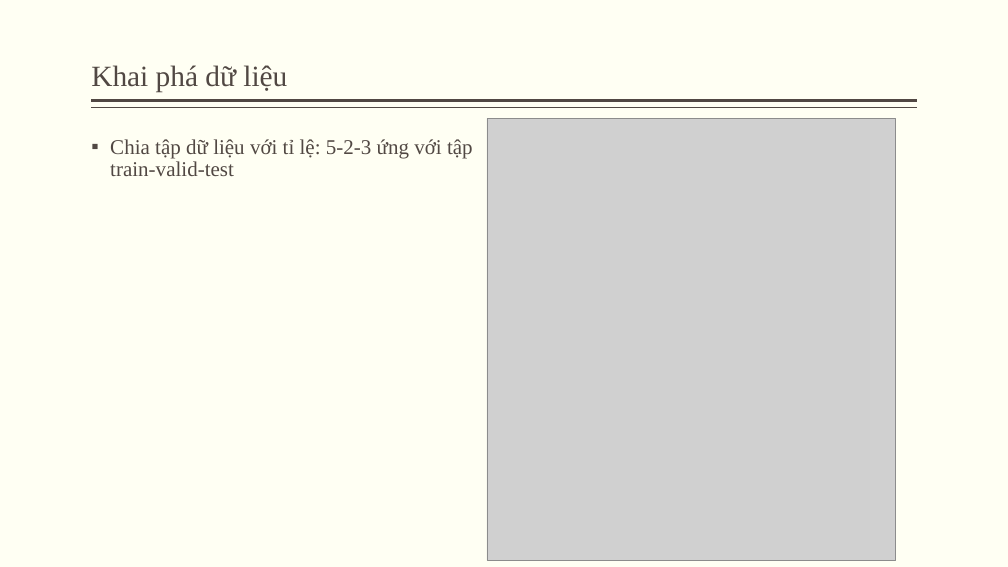
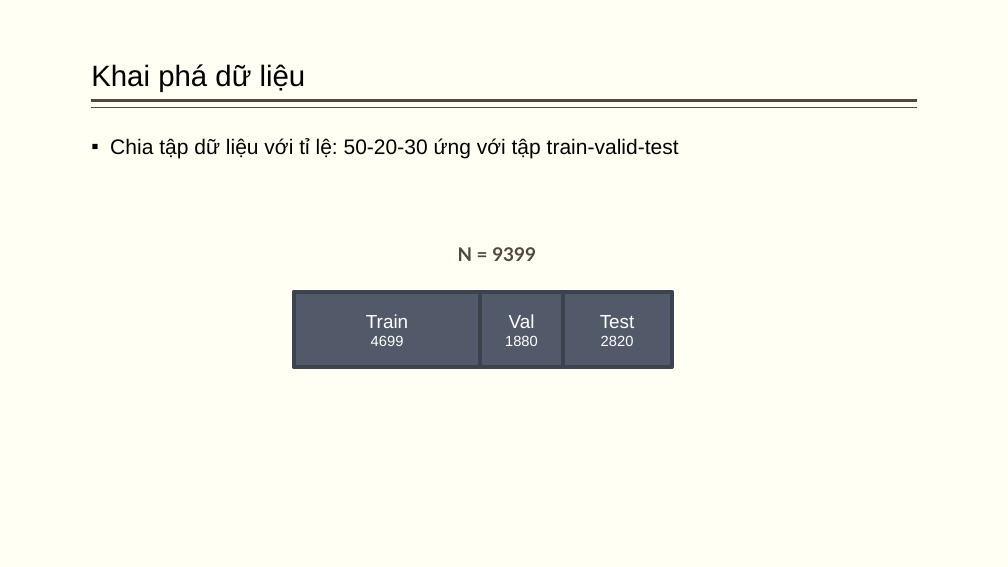
Before and after one commit to Tuan-Lee-23/Data-Science-Final-Project, a slide deck: slide 15 of reports/Slide.pptx. Drawn at 1008x567 pixels with LibreOffice and Linux fonts; fonts in the diff are those of the drawing; grey boxes stand for pictures. Boxes give left, top, right and bottom in pixels: in the first picture for what was removed or moved away, otherwise in the second. Text is boxed around its words. In the diff, an @@ line names an element or a change of style, - is before the commit and + after.

```diff
--- a/reports/Slide.pptx
+++ b/reports/Slide.pptx
@@ title "Khai phá dữ liệu" at [91,64,306,92]: font Times New Roman to Arial, text colour #514843 to #000000 @@
@@ picture removed at [487,119,896,561] @@
@@ text at [110,138,679,158]: text changed; font Times New Roman to Arial; text colour #514843 to #000000 @@
-▪ Chia tập dữ liệu với tỉ lệ: 5-2-3 ứng với tập train-valid-test
+▪ Chia tập dữ liệu với tỉ lệ: 50-20-30 ứng với tập train-valid-test
@@ text added at [458,247,536,261], 18 pt, text #514843, bold @@
+N = 9399
@@ rectangle added at [293,292,480,368], fill #525A6A, outline #3D434E 3.78 pt, 18 pt, text #FFFFFF @@
+Train
+4699
@@ rectangle added at [481,292,563,368], fill #525A6A, outline #3D434E 3.78 pt, 14 pt, text #FFFFFF @@
+Val
+1880
@@ rectangle added at [563,292,671,368], fill #525A6A, outline #3D434E 3.78 pt, 18 pt, text #FFFFFF @@
+Test
+2820
```
Also in this commit, not shown: 22 other slides changed, 9 slides added, 8 slides removed.
